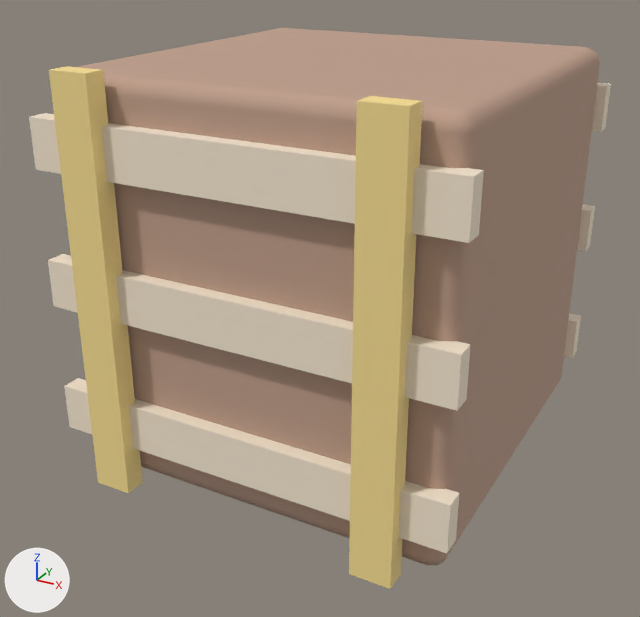
The glTF model public/models/crate.glb as it was, and as the next commit left it.
One viewpoint serves both versions: a camera (50 mm lens) standing at (1.004, -1.961, 0.804) and looking at (-0.023, -0.094, -0.13). Every picture has the same lights, and +X, +Y and +Z are marked at lower left. The older version comes first.

In view in the first picture: 'Crate_plaster', 'Crate_wood', 'Crate_yellow'.
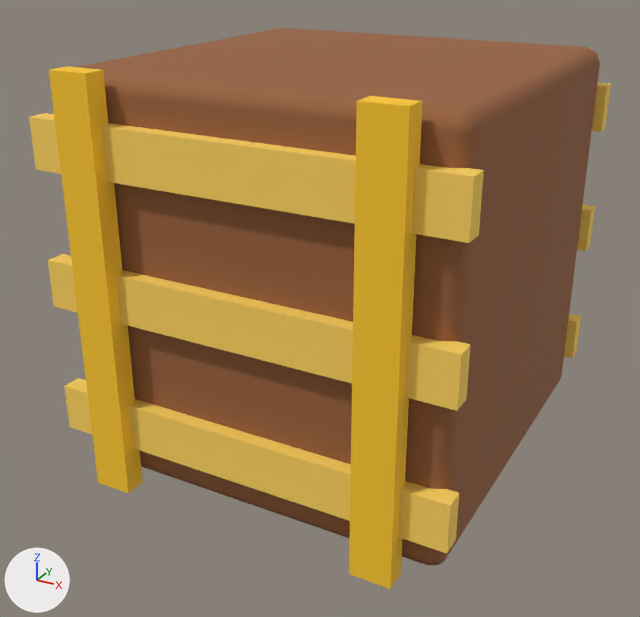
Patch to the scene script:
```diff
--- a/public/models/crate.glb.py
+++ b/public/models/crate.glb.py
@@ mat_plaster @@
 mat_plaster = principled_material('plaster')
-mat_plaster.base_color = (0.929, 0.804, 0.643)  # pale yellow #f7e8d2
+mat_plaster.base_color = (1.0, 0.658, 0.112)  # yellow #ffd45e
 mat_plaster.roughness = 0.85
@@ mat_wood @@
 mat_wood = principled_material('wood')
-mat_wood.base_color = (0.522, 0.341, 0.255)  # beige #bf9e8a
+mat_wood.base_color = (0.314, 0.12, 0.0437)  # brown #98613b
 mat_wood.roughness = 0.85
@@ mat_yellow @@
 mat_yellow = principled_material('yellow')
-mat_yellow.base_color = (0.937, 0.733, 0.286)  # yellow #f8de92
+mat_yellow.base_color = (1.0, 0.584, 0.0212)  # yellow #ffc928
 mat_yellow.roughness = 0.85
```

Where the change shows, as pixel boxes [x1, y1, x2, y2] in the pictures (640 x 617 px):
'Crate_wood', recoloured (beige to brown)
    both: [78, 28, 600, 565]
'Crate_plaster', recoloured
    both: [29, 83, 611, 553]
'Crate_yellow', recoloured
    both: [49, 66, 423, 589]
